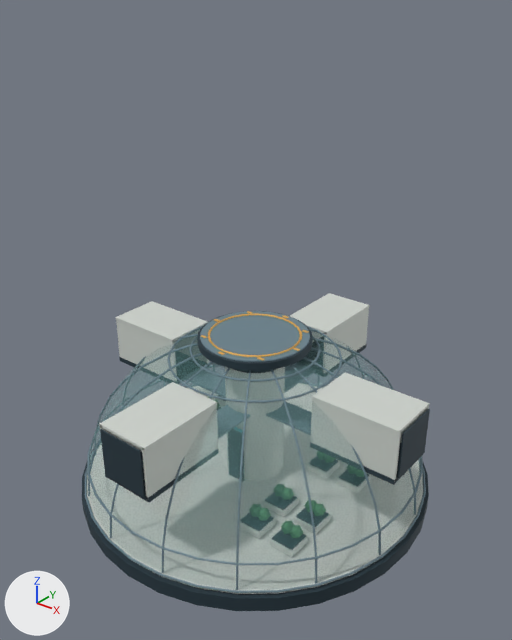
The glTF model assets/dome-colony/biosphere_d0_lod1.glb: old version first, new version second.
The view is the same before and after, from a 50 mm lens placed at (31.0, -38.6, 39.0), pointed at (0.8, -0.8, 15.6). The axes (+X, +Y, +Z) are drawn at lower left. The lights are the same throughout. The picture after the commit comes second. Where no turn or scale is listed for an object, it has been applied to the vertices. Vertices at exactly the same position are counted once.

The scene before the commit, as lines of its bpy script (objects in view):
```python
me_mesh_0 = bpy.data.meshes.new('Mesh_0')
me_mesh_0.from_pydata(...)  # 3105 vertices, 5480 faces; spans x -14.6..14.6, y -14.6..14.6, z 0.0..13.9
me_mesh_0.materials.append(mat_colony_palette)
me_mesh_2 = bpy.data.meshes.new('Mesh_2')
me_mesh_2.from_pydata(...)  # a box spanning x 14.09..14.21, y -1.9..1.9, z 7.95..11.65
me_mesh_2.materials.append(mat_colony_palette)
me_mesh_4 = bpy.data.meshes.new('Mesh_4')
me_mesh_4.from_pydata(...)  # a box spanning x -1.9..1.9, y -14.21..-14.09, z 7.95..11.65
me_mesh_4.materials.append(mat_colony_palette)
ob_body = bpy.data.objects.new('BODY', me_mesh_0)
ob_body.location = (0.0, 0.0, 0.0)
ob_port_cap_e = bpy.data.objects.new('PORT_CAP_E', me_mesh_2)
ob_port_cap_e.location = (0.0, 0.0, 0.0)
ob_port_cap_n = bpy.data.objects.new('PORT_CAP_N', me_mesh_4)
ob_port_cap_n.location = (0.0, 0.0, 0.0)
```
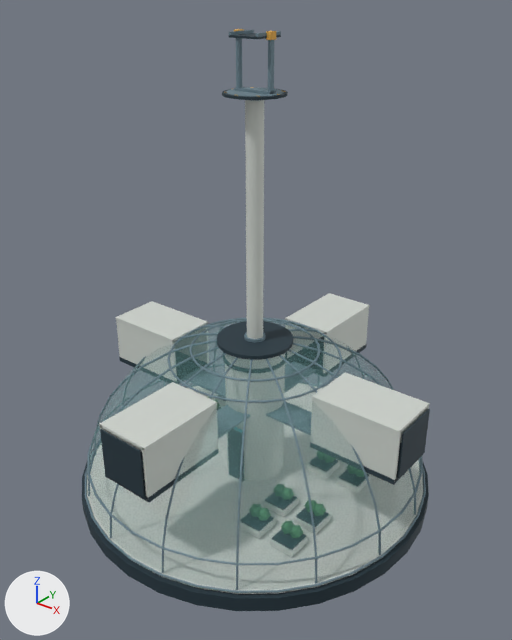
The edits, one by one:
me_mesh_0 is used by ob_body; location (0.0, 0.0, 0.0).
me_mesh_0 had 3105 vertices, 5480 faces and spanned x -14.6..14.6, y -14.6..14.6, z 0.0..13.9.
me_mesh_0 now has 3239 vertices, 5736 faces and spans x -14.6..14.6, y -14.6..14.6, z 0.0..32.0.
me_mesh_0 part 1: a new loose piece, a 32-sided cylinder along z spanning x -3.0..3.0, y -3.0..3.0, z 13.2..13.5, in mat_colony_palette.
me_mesh_0 part 2: a new loose piece of 196 vertices spanning x -2.2..2.2, y -2.2..2.2, z 31.6..32.0, in mat_colony_palette.
me_mesh_0 part 3: 8 loose pieces with 64 vertices, spanning x -4.2..4.2, y -4.1..4.1, z 13.8, are deleted.
me_mesh_0 part 4: 258 vertices removed from x -4.5..4.5, y -4.5..4.5, z 13.1..13.9; 130 vertices added at x -0.8..0.8, y -0.8..0.8, z 13.4..31.9.
Other edits to the shape of me_mesh_0 do not show in these pictures.
Mesh me_mesh_1_1 is new.
It consists of a box spanning x -1.46..-1.24, y -0.19..0.19, z 0.0..3.6; a box spanning x -1.53..-1.17, y -0.3..0.3, z 3.35..3.85; a box spanning x 1.24..1.46, y -0.19..0.19, z 0.0..3.6; a box spanning x 1.17..1.53, y -0.3..0.3, z 3.35..3.85; a box spanning x -1.46..1.46, y -0.35..0.35, z 0.01..0.19.
It uses material mat_colony_palette.
Mesh me_mesh_0_1 is new.
It consists of a box spanning x -1.2..1.2, y -1.2..1.2, z -0.17..-0.03; a box spanning x -1.2..-1.04, y -1.2..1.2, z -0.07..0.17; a box spanning x 1.04..1.2, y -1.2..1.2, z -0.07..0.17.
It uses material mat_colony_palette.
Object 'FORK' (ob_fork) is new; it shows me_mesh_1_1.
Its location is (0.0, 0.0, 32.0).
Object 'CRADLE' (ob_cradle) is new; it shows me_mesh_0_1.
Its location is (0.0, 0.0, 35.6).

Location of each change, (x1, y1, x2, y2) in pixels of the pictures (512 x 640 px; the box of a moved part takes in the faces that stretch with it):
'BODY', reshaped (65% taller)
    before: (82, 293, 430, 611)
    after: (82, 87, 430, 611)
'FORK', added (blue)
    after: (234, 29, 276, 94)
'CRADLE', added
    after: (229, 30, 281, 39)
part 1 of me_mesh_0, added (blue)
    after: (217, 321, 293, 360)
part 2 of me_mesh_0, added (blue)
    after: (222, 88, 288, 101)
part 3 of me_mesh_0, deleted
    before: (200, 311, 309, 361)
part 4 of me_mesh_0, moved or reshaped
    before: (197, 311, 313, 371)
    after: (244, 100, 266, 343)
